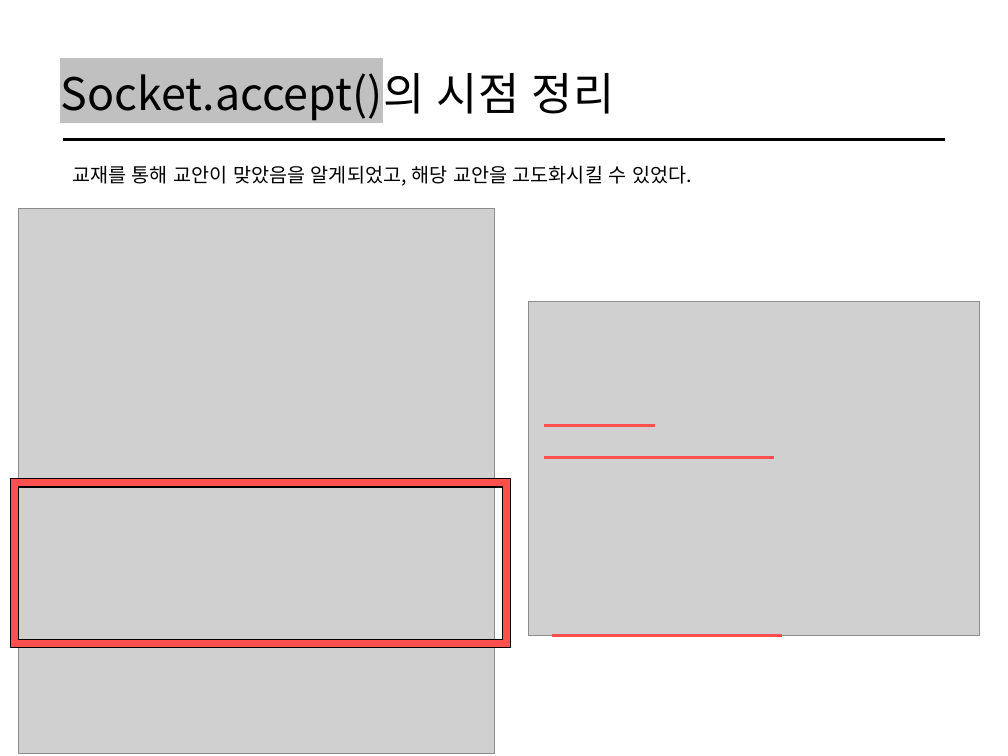
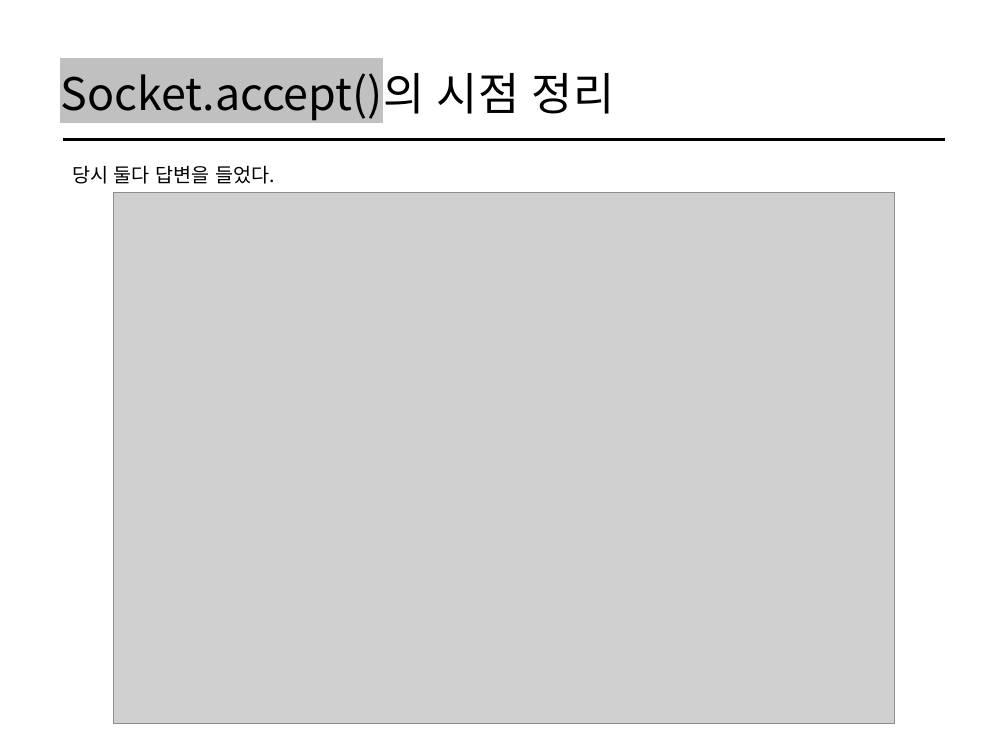
Before and after one commit to cs-study-org/cs-study, a slide deck: slide 6 of 16/yongki/WebServer.pptx. Drawn at 1008x756 pixels with LibreOffice and Linux fonts; fonts in the diff are those of the drawing; grey boxes stand for pictures. Boxes give left, top, right and bottom in pixels: in the first picture for what was removed or moved away, otherwise in the second. Text is boxed around its words. In the diff, an @@ line names an element or a change of style, - is before the commit and + after.

Commit message:
:bento: Update point of socket.accept() asset
by feedback

```diff
--- a/16/yongki/WebServer.pptx
+++ b/16/yongki/WebServer.pptx
@@ text at bbox=[72, 165, 275, 184]: text changed @@
-교재를 통해 교안이 맞았음을 알게되었고, 해당 교안을 고도화시킬 수 있었다.
+당시 둘다 답변을 들었다.
@@ picture removed at bbox=[18, 209, 494, 754] @@
@@ picture added at bbox=[113, 193, 895, 724] @@
@@ picture removed at bbox=[529, 301, 980, 635] @@
@@ line removed from (543, 425) to (655, 425) @@
@@ frame removed at bbox=[10, 479, 510, 648] @@
@@ line removed from (543, 458) to (774, 458) @@
@@ line removed from (551, 636) to (782, 636) @@
```
Also in this commit, not shown: 4 other slides changed, 3 other files.
